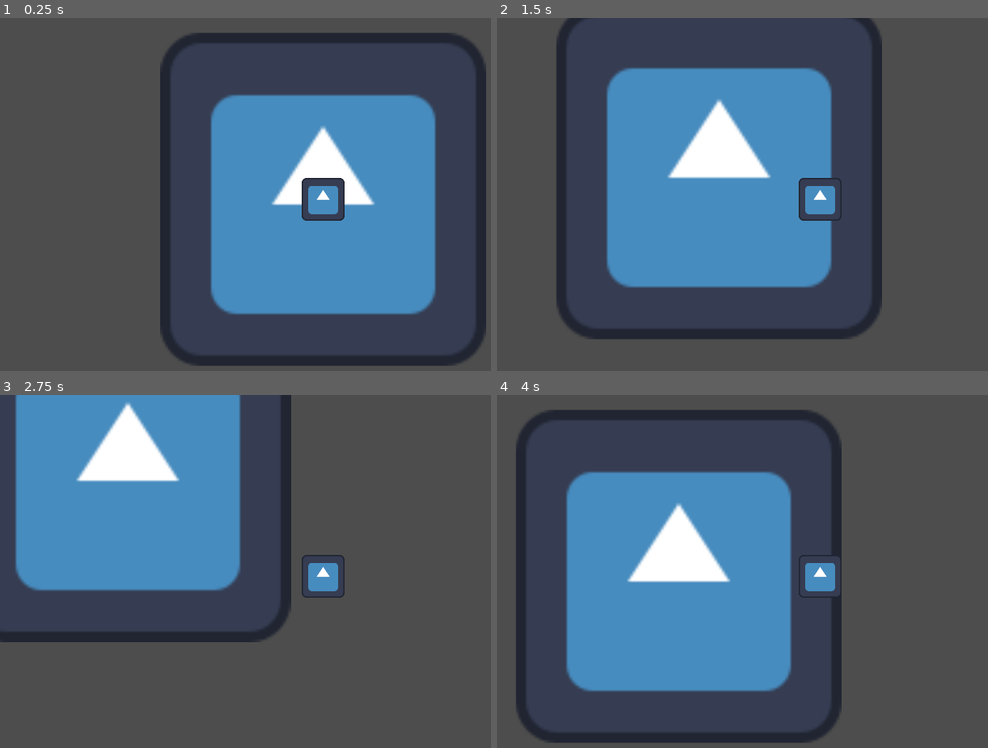
Above: before the commit, frames 1-4 (two rows, left to right).
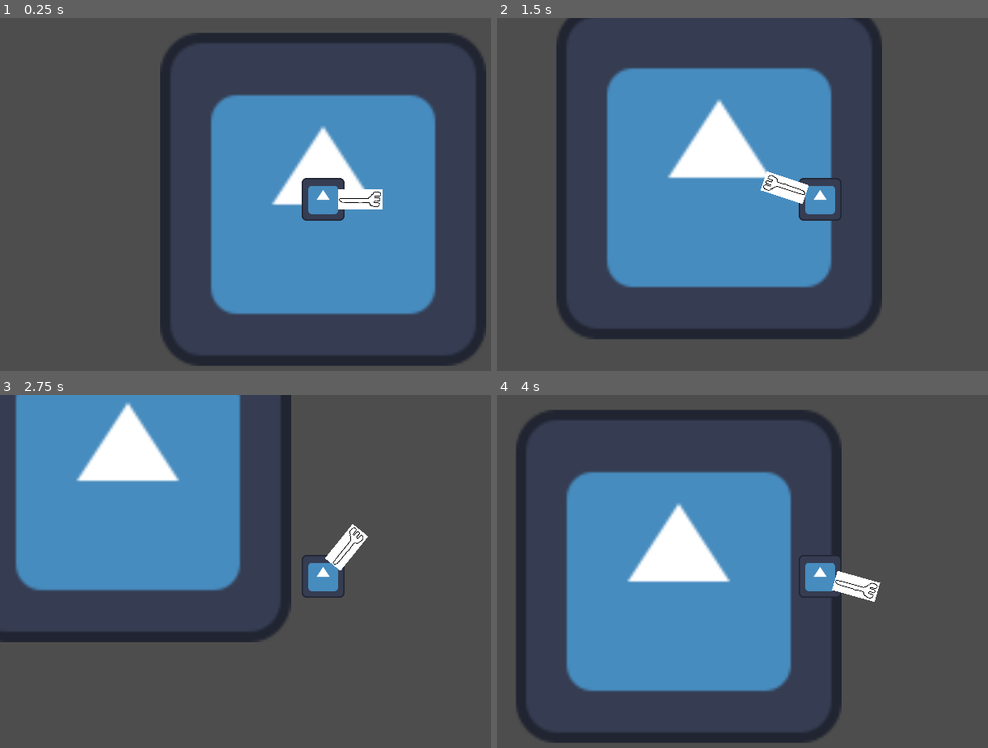
Above: after the commit, the same moments.

Repository: karmette/nah-id-win
Game: Godot game, scene res://scenes/stage_1.tscn
Two runs of this game, one before a commit and one after it. Both use one fixed random seed, a clock stepped at 60 frames per second and the inputs below. The project has no main scene, so this scene is started directly. The engine's default icon, where the game draws it, is replaced by a stand-in: a white triangle on a blue panel in a dark square.
Inputs (mouse positions are in pixels of both pictures, inside the frame that each line leads up to):
- Up to frame 1 (0.25 s): no input
- Up to frame 2 (1.5 s): tap Enter at 0.5 s; move the mouse to (963, 180) at 0.52 s; press the mouse at (963, 180) at 0.53 s; hold D (right) 0.53-1.28 s; move the mouse to (688, 219) at 1.27 s; release the mouse at (688, 219) at 1.28 s; hold S (down) from 1.28 s (still down); click (688, 219) at 1.35 s
- Up to frame 3 (2.75 s): move the mouse to (387, 497) at 2.02 s; release S (down) at 2.03 s; press the mouse at (387, 497) at 2.03 s; hold D (right) from 2.03 s (still down)
- Up to frame 4 (4 s): move the mouse to (786, 649) at 2.77 s; release D (right) at 2.78 s; release the mouse at (786, 649) at 2.78 s; hold W (up) 2.78-3.53 s; click (786, 649) at 2.85 s; move the mouse to (outside the picture) at 3.52 s; press the mouse at (outside the picture) at 3.53 s; hold A (left) from 3.53 s (still down)

The runs differ from the first frame. In frame 1, 0.4% of the frame differs, in the area x 68-78%, y 48-55%; in frame 2, 0.5%, in the area x 53-64%, y 43-53%; in frame 3, 0.5%; in frame 4, 0.5%.

Commit message:
added fork

Diff:
--- /dev/null
+++ b/src/characters/player/fork.gd
@@ -0,0 +1,11 @@
+extends Node2D
+
+@onready var animation_player: AnimationPlayer = $ForkSprite/AnimationPlayer
+var attacking = false
+
+func _input(event):
+	if Input.is_action_pressed("attack"):
+		attack()
+
+func attack():
+	animation_player.play("swing")
--- a/src/characters/player/player.tscn
+++ b/src/characters/player/player.tscn
@@ -2,6 +2,9 @@
 
 [ext_resource type="Texture2D" uid="uid://djd0vqkksriww" path="res://icon.svg" id="1_508ok"]
 [ext_resource type="Script" uid="uid://bhmbikcc8o8j" path="res://characters/player/player.gd" id="1_xxgcw"]
+[ext_resource type="Script" uid="uid://djn6cpmrrqq7y" path="res://characters/player/fork.gd" id="3_5dc8e"]
+[ext_resource type="Texture2D" uid="uid://bwxnoujghdyay" path="res://assets/sprites/fork_sprites/fork.png" id="3_exd8k"]
+[ext_resource type="Script" uid="uid://dg28xn70kal2i" path="res://characters/player/rotation.gd" id="4_ixbpm"]
 
 [sub_resource type="AtlasTexture" id="AtlasTexture_xxgcw"]
 atlas = ExtResource("1_508ok")
@@ -21,17 +24,96 @@
 [sub_resource type="RectangleShape2D" id="RectangleShape2D_508ok"]
 size = Vector2(128, 128)
 
+[sub_resource type="AtlasTexture" id="AtlasTexture_5dc8e"]
+atlas = ExtResource("3_exd8k")
+region = Rect2(0, 0, 237, 86)
+
+[sub_resource type="SpriteFrames" id="SpriteFrames_ixbpm"]
+animations = [{
+"frames": [{
+"duration": 1.0,
+"texture": SubResource("AtlasTexture_5dc8e")
+}],
+"loop": true,
+"name": &"idle",
+"speed": 5.0
+}]
+
+[sub_resource type="RectangleShape2D" id="RectangleShape2D_exd8k"]
+size = Vector2(234.43362, 84.95398)
+
+[sub_resource type="Animation" id="Animation_5dc8e"]
+length = 0.001
+tracks/0/type = "value"
+tracks/0/imported = false
+tracks/0/enabled = true
+tracks/0/path = NodePath("..:rotation")
+tracks/0/interp = 1
+tracks/0/loop_wrap = true
+tracks/0/keys = {
+"times": PackedFloat32Array(0),
+"transitions": PackedFloat32Array(1),
+"update": 0,
+"values": [0.0]
+}
+
+[sub_resource type="Animation" id="Animation_exd8k"]
+resource_name = "swing"
+length = 0.4
+tracks/0/type = "value"
+tracks/0/imported = false
+tracks/0/enabled = true
+tracks/0/path = NodePath("..:rotation")
+tracks/0/interp = 2
+tracks/0/loop_wrap = true
+tracks/0/keys = {
+"times": PackedFloat32Array(0, 0.15, 0.4),
+"transitions": PackedFloat32Array(1, 1, 1),
+"update": 0,
+"values": [-0.41015238, 0.41015238, 0.0]
+}
+
+[sub_resource type="AnimationLibrary" id="AnimationLibrary_5dc8e"]
+_data = {
+&"RESET": SubResource("Animation_5dc8e"),
+&"swing": SubResource("Animation_exd8k")
+}
+
 [node name="Player" type="CharacterBody2D" unique_id=722093044]
 script = ExtResource("1_xxgcw")
 
-[node name="AnimatedSprite2D" type="AnimatedSprite2D" parent="." unique_id=2036196822]
+[node name="Cheese" type="AnimatedSprite2D" parent="." unique_id=2036196822]
 sprite_frames = SubResource("SpriteFrames_exd8k")
 animation = &"idle"
 
 [node name="AnimationPlayer" type="AnimationPlayer" parent="." unique_id=2078165972]
-root_node = NodePath("../AnimatedSprite2D")
+root_node = NodePath("../Cheese")
 
 [node name="CollisionShape2D" type="CollisionShape2D" parent="." unique_id=504738147]
 shape = SubResource("RectangleShape2D_508ok")
 
 [node name="Camera2D" type="Camera2D" parent="." unique_id=632178557]
+
+[node name="ForkOrigin" type="Node2D" parent="." unique_id=1159266532]
+script = ExtResource("4_ixbpm")
+
+[node name="Fork" type="Node2D" parent="ForkOrigin" unique_id=2084082554]
+script = ExtResource("3_5dc8e")
+
+[node name="ForkSprite" type="AnimatedSprite2D" parent="ForkOrigin/Fork" unique_id=1999835760]
+position = Vector2(110.71156, 0)
+scale = Vector2(0.55452794, 0.6892902)
+sprite_frames = SubResource("SpriteFrames_ixbpm")
+animation = &"idle"
+
+[node name="Area2D" type="Area2D" parent="ForkOrigin/Fork/ForkSprite" unique_id=583895905]
+position = Vector2(-199.65012, 0)
+scale = Vector2(1.8033355, 1.4507678)
+
+[node name="CollisionShape2D" type="CollisionShape2D" parent="ForkOrigin/Fork/ForkSprite/Area2D" unique_id=1139499544]
+position = Vector2(110.71156, 0)
+scale = Vector2(0.55452794, 0.68929017)
+shape = SubResource("RectangleShape2D_exd8k")
+
+[node name="AnimationPlayer" type="AnimationPlayer" parent="ForkOrigin/Fork/ForkSprite" unique_id=1838129378]
+libraries/ = SubResource("AnimationLibrary_5dc8e")
--- /dev/null
+++ b/src/characters/player/rotation.gd
@@ -0,0 +1,5 @@
+extends Node2D
+
+func _process(delta):
+	# Make the pivot node look at the mouse
+	look_at(get_global_mouse_position())
--- a/src/project.godot
+++ b/src/project.godot
@@ -14,6 +14,10 @@
 config/features=PackedStringArray("4.6", "Forward Plus")
 config/icon="res://icon.svg"
 
+[autoload]
+
+Player="*uid://bhmbikcc8o8j"
+
 [display]
 
 window/size/viewport_width=1920
@@ -22,6 +26,9 @@
 [file_customization]
 
 folder_colors={
+"res://assets/": "orange",
+"res://assets/sprites/fork_sprites/": "yellow",
+"res://assets/sprites/player_sprites/": "yellow",
 "res://characters/": "red",
 "res://characters/player/": "yellow"
 }
@@ -48,6 +55,11 @@
 "events": [Object(InputEventKey,"resource_local_to_scene":false,"resource_name":"","device":0,"window_id":0,"alt_presse …(189 unchanged characters)…
 ]
 }
+attack={
+"deadzone": 0.2,
+"events": [Object(InputEventMouseButton,"resource_local_to_scene":false,"resource_name":"","device":-1,"window_id":0,"alt_pressed":false,"shift_pressed":false,"ctrl_pressed":false,"meta_pressed":false,"button_mask":0,"position":Vector2(0, 0),"global_position":Vector2(0, 0),"factor":1.0,"button_index":1,"canceled":false,"pressed":false,"double_click":false,"script":null)
+]
+}
 
 [physics]
 
Binary file added: src/assets/sprites/fork_sprites/fork.png
Not shown, added: src/assets/sprites/fork_sprites/fork.png.import
Not shown, added: src/characters/player/fork.gd.uid
Not shown, added: src/characters/player/rotation.gd.uid
